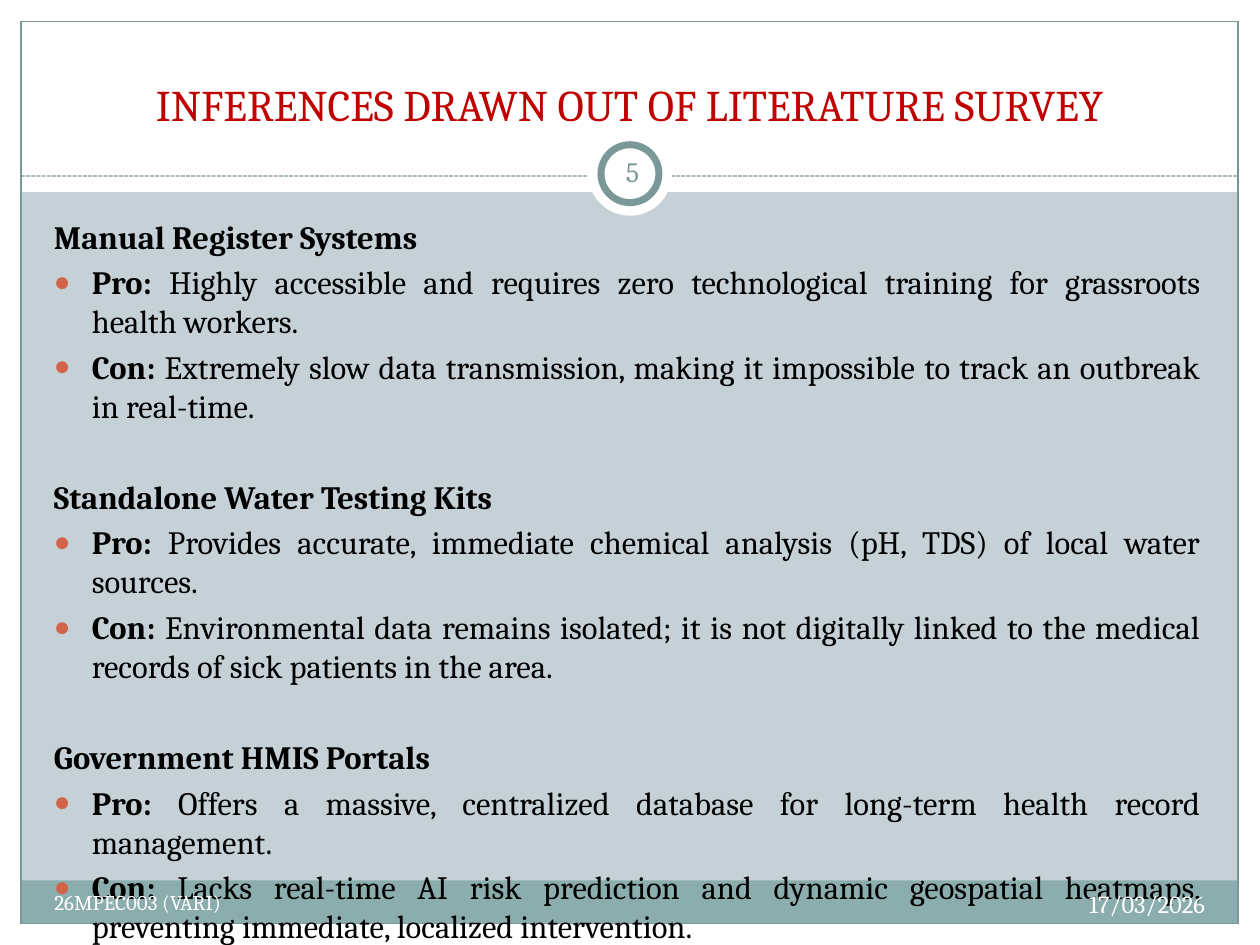
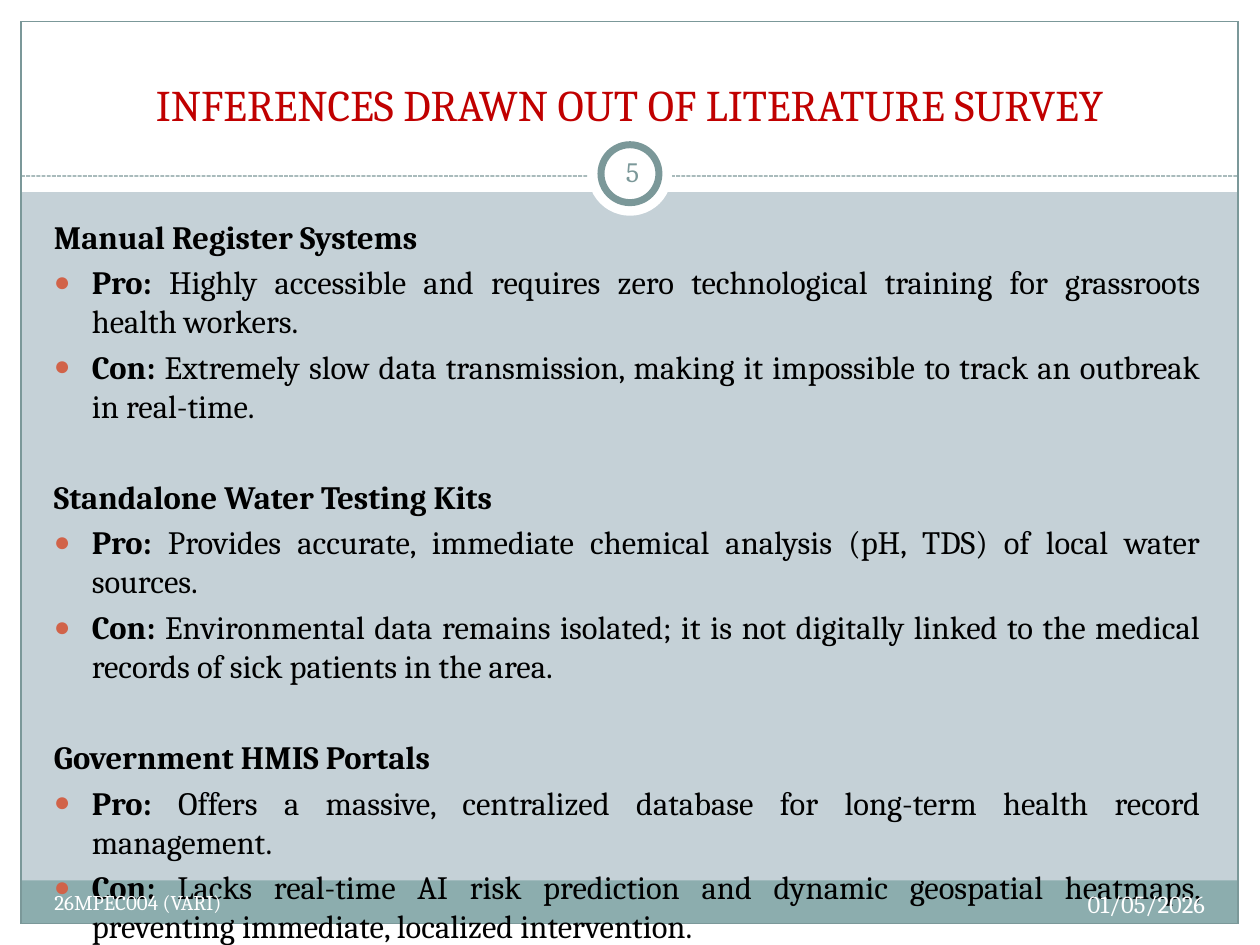
Before and after one commit to fatbrain96/All-Vari, a slide deck: slide 5 of Vari Docs/26MPEC004 (VARI).pptx. Drawn at 1260x945 pixels with LibreOffice and Linux fonts; fonts in the diff are those of the drawing. Boxes give left, top, right and bottom in pixels: in the first picture for what was removed or moved away, otherwise in the second. Text is boxed around its words. In the diff, an @@ line names an element or a change of style, - is before the commit and + after.

```diff
--- a/Vari Docs/26MPEC004 (VARI).pptx
+++ b/Vari Docs/26MPEC004 (VARI).pptx
@@ text at (54,890,222,913): text changed @@
-26MPEC003 (VARI)
+26MPEC004 (VARI)
@@ text at (1088,891,1205,916): text changed @@
-17/03/2026
+01/05/2026
```
Also in this commit, not shown: 12 other slides changed, 15 other files.
